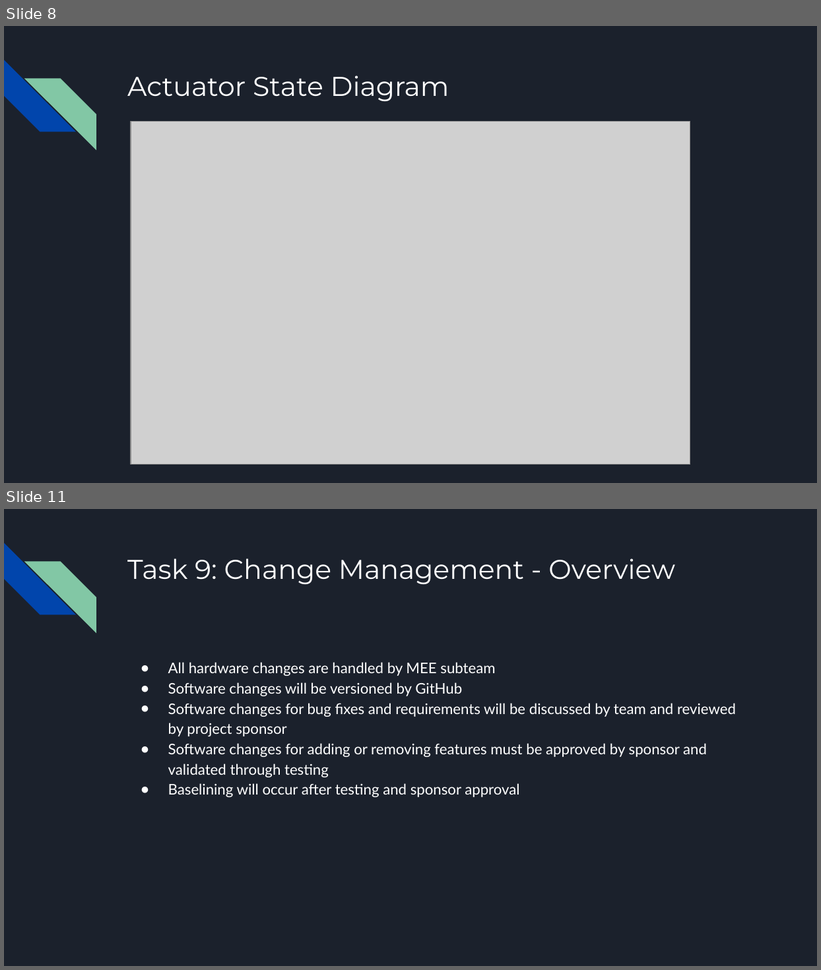
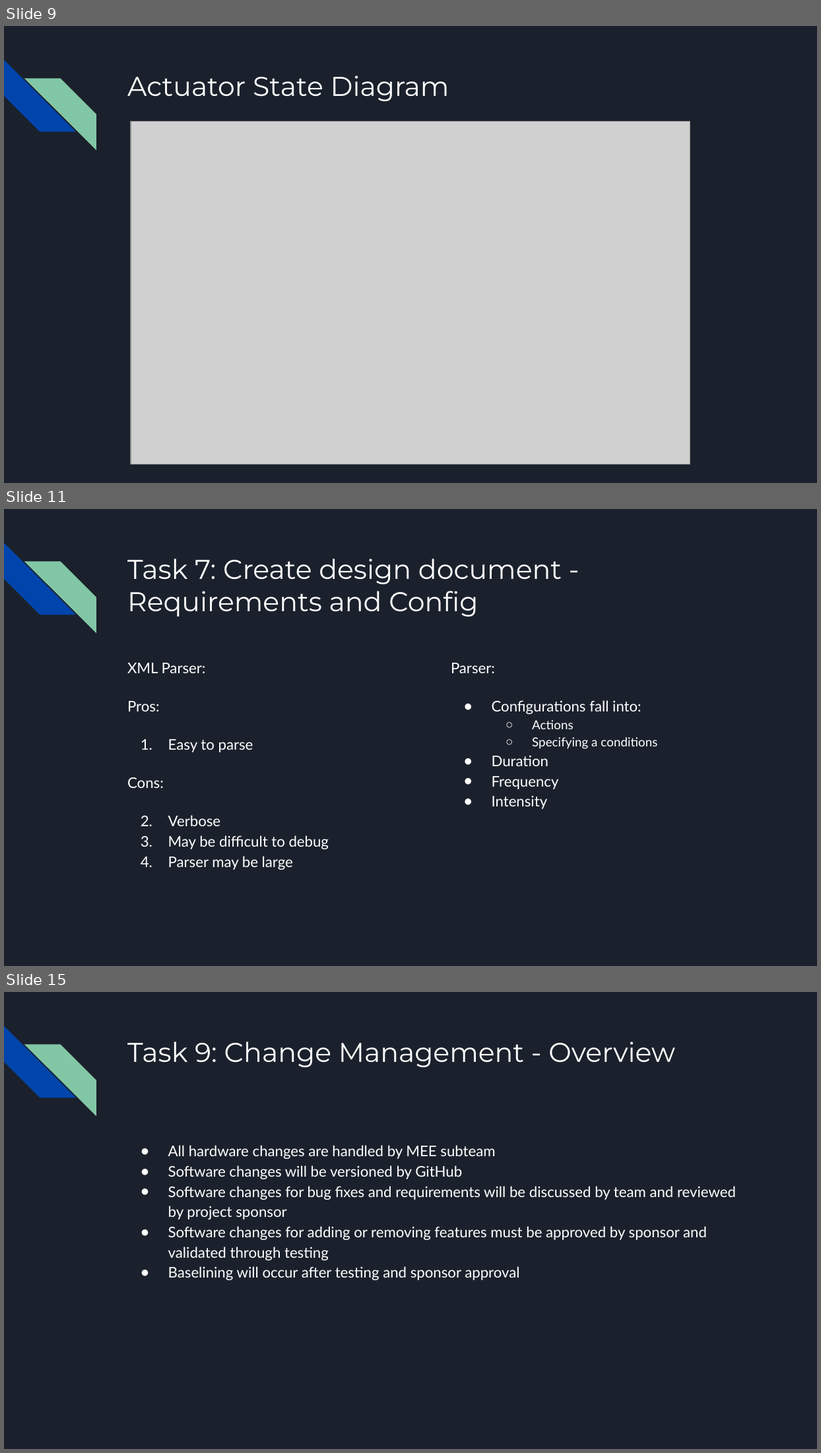
Before and after one commit to killsap/automated-multi-cycle-farming-in-space-website, a slide deck: docs/Milestone1Presentation.pptx. Shown one above the other, each under a label of ours: slides 8 and 11 before the commit, slides 9, 11 and 15 after it; the slides between them are not shown. The pictures are 821x970 and 821x1453 pixels, drawn with LibreOffice and Linux fonts; fonts in the diff are those of the drawing; grey boxes stand for pictures. Boxes give left, top, right and bottom in pixels: in the first picture for what was removed or moved away, otherwise in the second. Text is boxed around its words. In the diff, an @@ line names an element or a change of style, - is before the commit and + after.

```diff
--- a/docs/Milestone1Presentation.pptx
+++ b/docs/Milestone1Presentation.pptx
@@ slide 11 added at box(4, 509, 817, 966), background #1B212C; not listed: 2 template elements that a slide beside it also shows @@
@@ title added at box(127, 559, 562, 617), 24 pt, text #FFFFFF @@
+Task 7: Create design document - Requirements and Config
@@ text added at box(127, 663, 329, 870), 13 pt, text #FFFFFF @@
+XML Parser:
+Pros:
+1. Easy to parse
+Cons:
+1. Verbose
+2. May be difficult to debug
+3. Parser may be large
@@ text added at box(451, 663, 657, 809), 13 pt, text #FFFFFF @@
+Parser:
+● Configurations fall into:
+  ○ Actions
+  ○ Specifying a conditions
+● Duration
+● Frequency
+● Intensity
@@ what was slide 8 is now slide 9 @@
@@ what was slide 11 is now slide 15 @@
```
Also in this commit, not shown: 6 slides changed, 6 other slides added, 1 slide removed.
